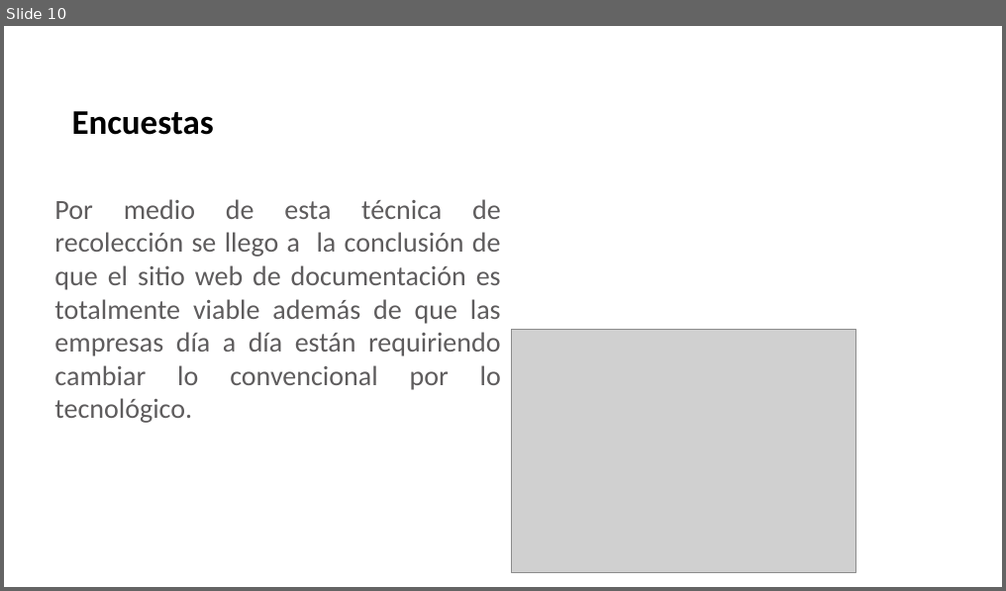
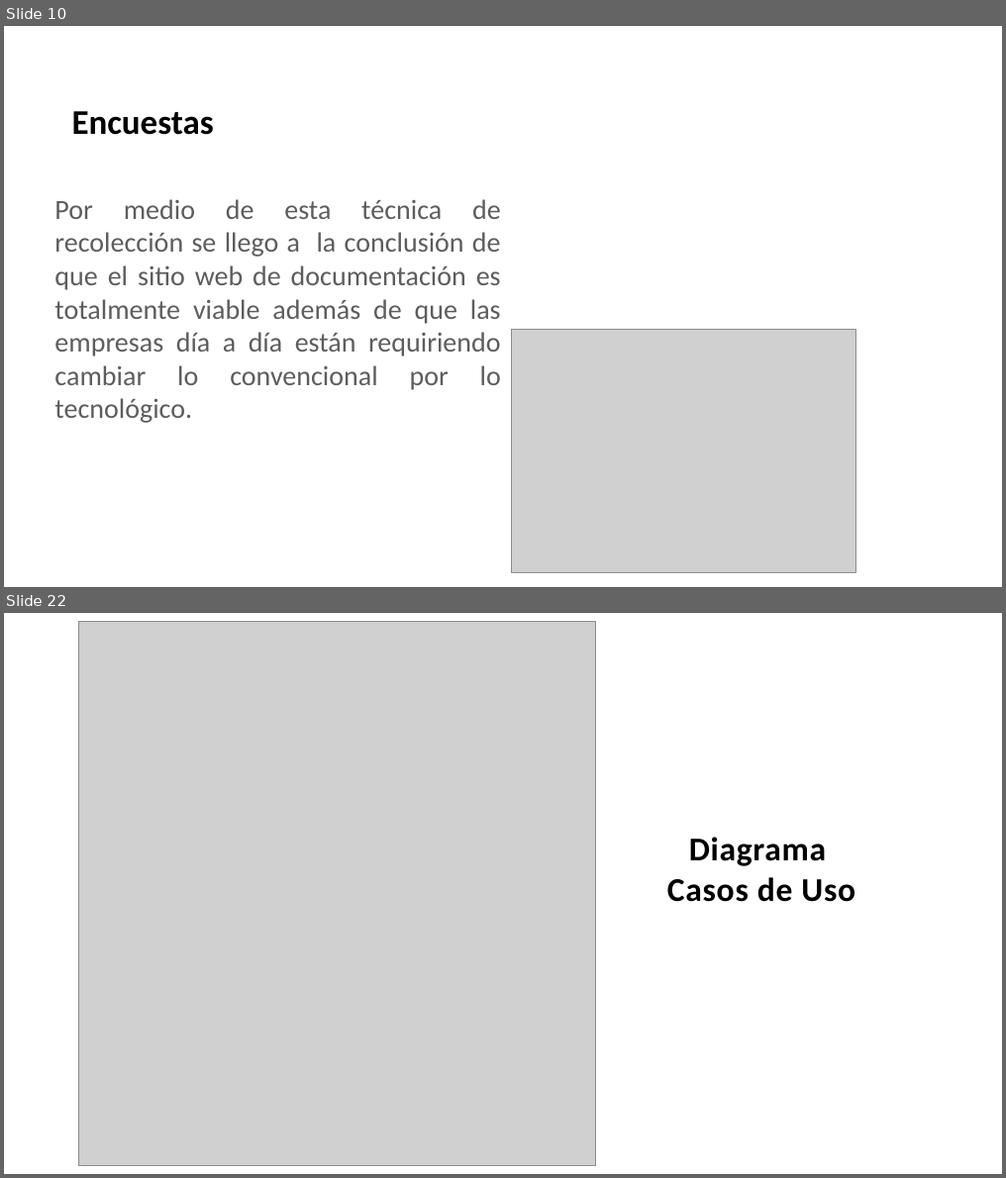
Before and after one commit to angiebilori/SOS_DOCUMENTAL, a slide deck: PROYECTO08/PRESENTACION.pptx. Shown one above the other, each under a label of ours: slide 10 before the commit, slides 10 and 22 after it; the slides between them are not shown. The pictures are 1006x591 and 1006x1178 pixels, drawn with LibreOffice and Linux fonts; fonts in the diff are those of the drawing; grey boxes stand for pictures; background and template pictures are left out. Boxes give left, top, right and bottom in pixels: in the first picture for what was removed or moved away, otherwise in the second. Text is boxed around its words. In the diff, an @@ line names an element or a change of style, - is before the commit and + after.

```diff
--- a/PROYECTO08/PRESENTACION.pptx
+++ b/PROYECTO08/PRESENTACION.pptx
@@ slide 22 added at [4,613,1002,1174], background picture (left out) @@
@@ picture added at [79,621,596,1165] @@
@@ text added at [667,837,855,902], 24 pt, text #000000, bold @@
+Diagrama
+Casos de Uso
```
Also in this commit, not shown: 1 slide changed, 20 other slides added, 3 other files.
